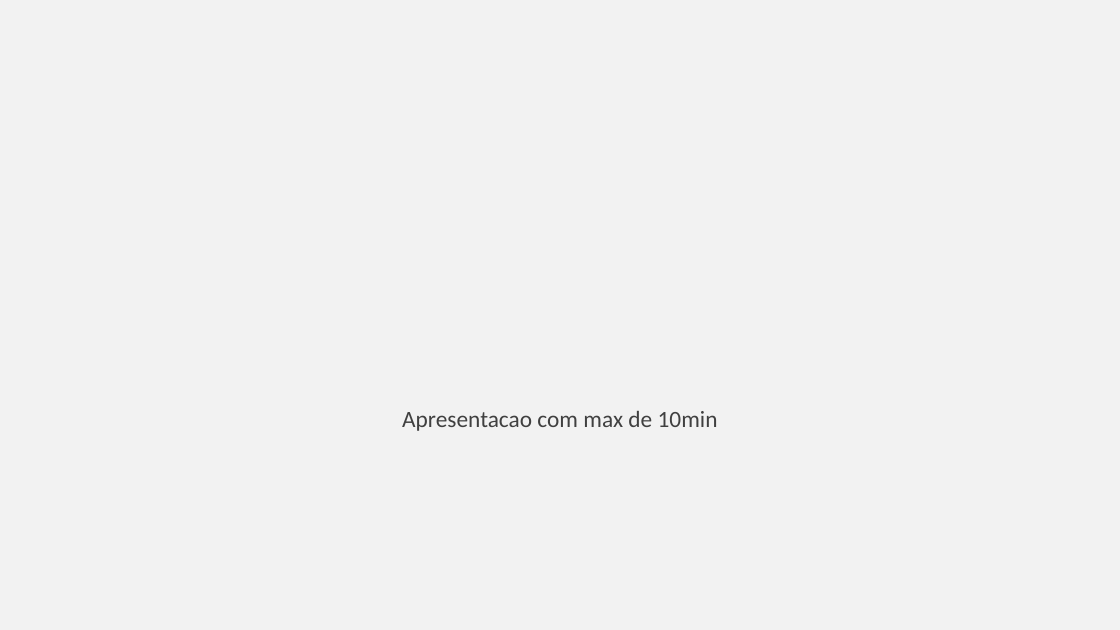
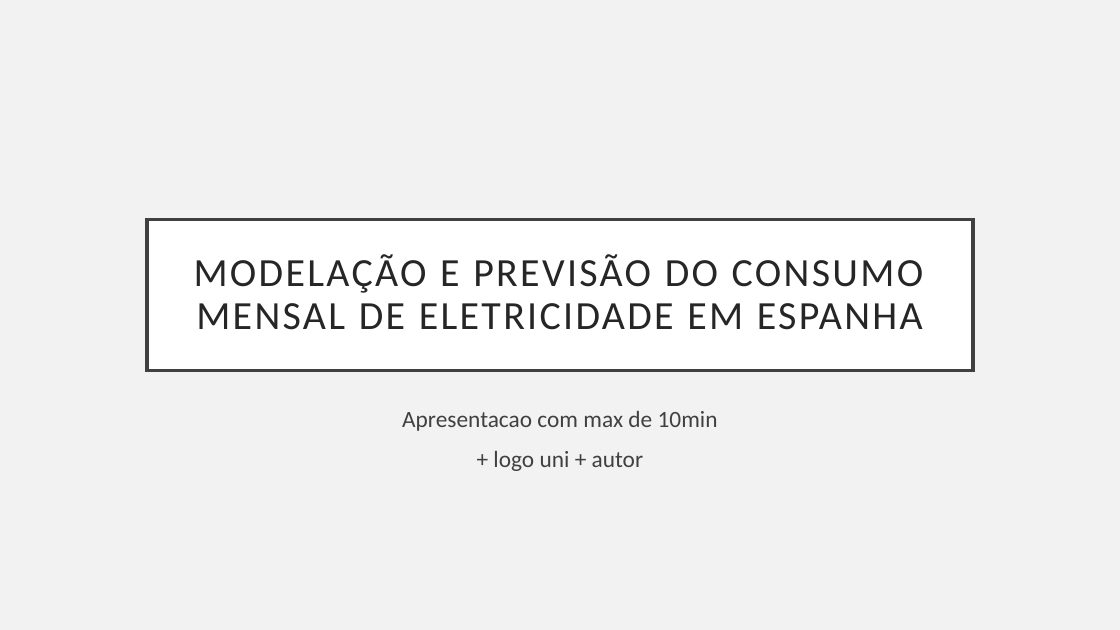
Before and after one commit to Hugoverissimo21/ElectricityForecastES, a slide deck: slide 1 of slides.pptx. Drawn at 1120x630 pixels with LibreOffice and Linux fonts; fonts in the diff are those of the drawing. Boxes give left, top, right and bottom in pixels: in the first picture for what was removed or moved away, otherwise in the second. Text is boxed around its words. In the diff, an @@ line names an element or a change of style, - is before the commit and + after.

Commit message:
slides

```diff
--- a/slides.pptx
+++ b/slides.pptx
@@ title added at (147,219,973,371), fill #FFFFFF, outline #404040 3 pt, 34.2 pt, text #262626 @@
+MODELAÇÃO E PREVISÃO DO CONSUMO MENSAL DE ELETRICIDADE EM ESPANHA
@@ subtitle at (493,451,644,471): paragraph added @@
++ logo uni + autor
```
Also in this commit, not shown: 19 slides added, 1 slide removed, 1 other file.
